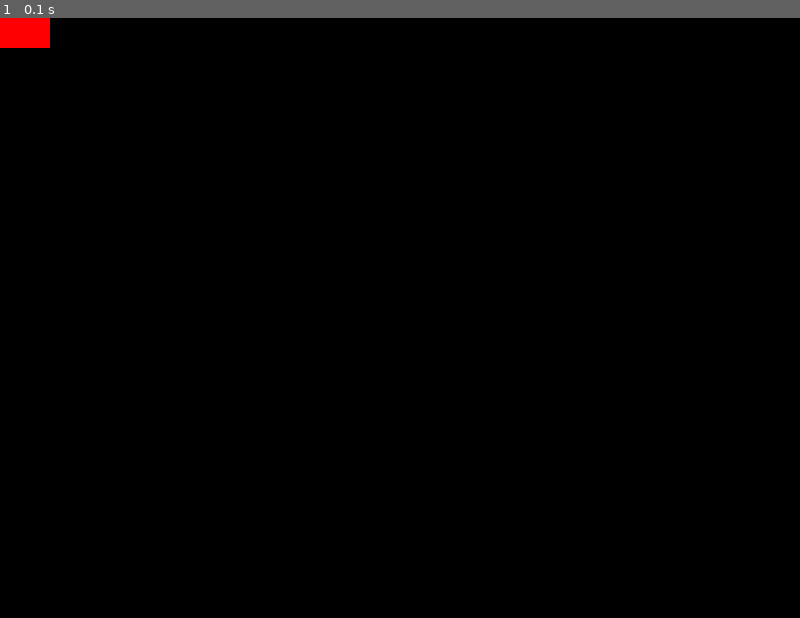
Above: before the commit, frame 1.
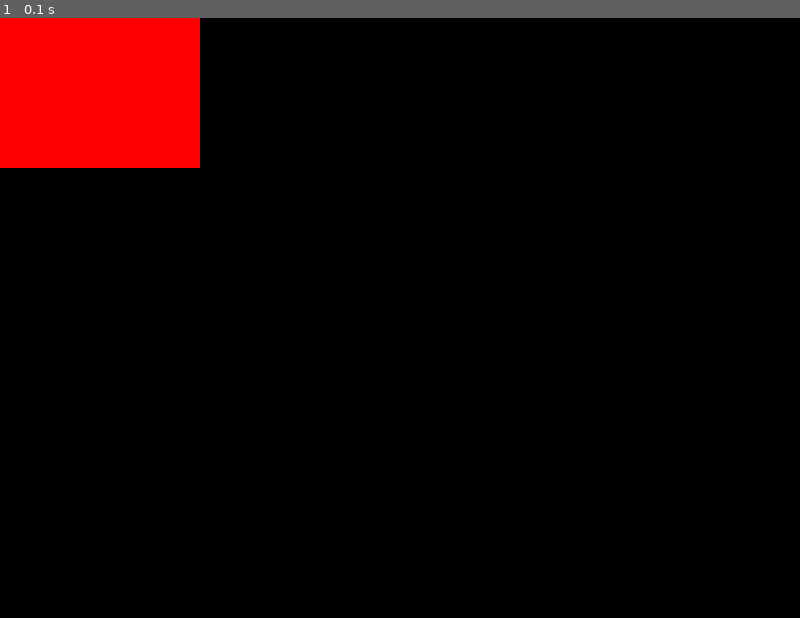
Above: after the commit, the same moment.

Repository: TacoToosday/Pygame-Platformer
Game: pygame game, started from main.py
The game is run twice, just before and just after one commit, with the same random seed, the same clock (stepped at 60 frames per second) and the same inputs.
Inputs:
- Up to frame 1 (0.1 s): no input

The runs differ from the first frame. In frame 1, 5.9% of the frame differs, in the area x 0-25%, y 0-25%.

Commit message:
Draw a red rectangle on the window with dimensions 200x150 pixels at the top-left corner (0, 0).

Diff:
--- a/main.py
+++ b/main.py
@@ -42,7 +42,8 @@
         if event.type == pygame.QUIT:
             running = False
 
-    pygame.draw.rect(window, (255, 0, 0), (0, 0, 50, 30))  # Draw a red rectangle
+    pygame.draw.rect(window, (255, 0, 0), (0, 0, 200, 150))  # Draw a red rectangle
+
     pygame.display.flip()
     clock.tick(60)  # Sets the FPS to 60
 
